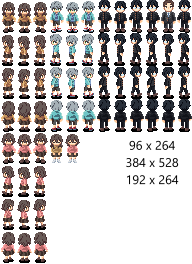
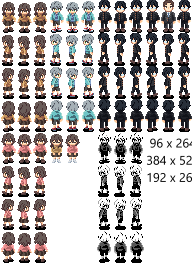
Layer changes from the first 192x264 image to the second:
painted on "YumeSleep Merged" over [97, 132, 192, 263]
added layer "Amari Merged" above "YumeYoung" over [97, 132, 192, 263]
painted on "YumeYoung" over [97, 132, 192, 263]
painted on "Saul" over [98, 132, 192, 192]
